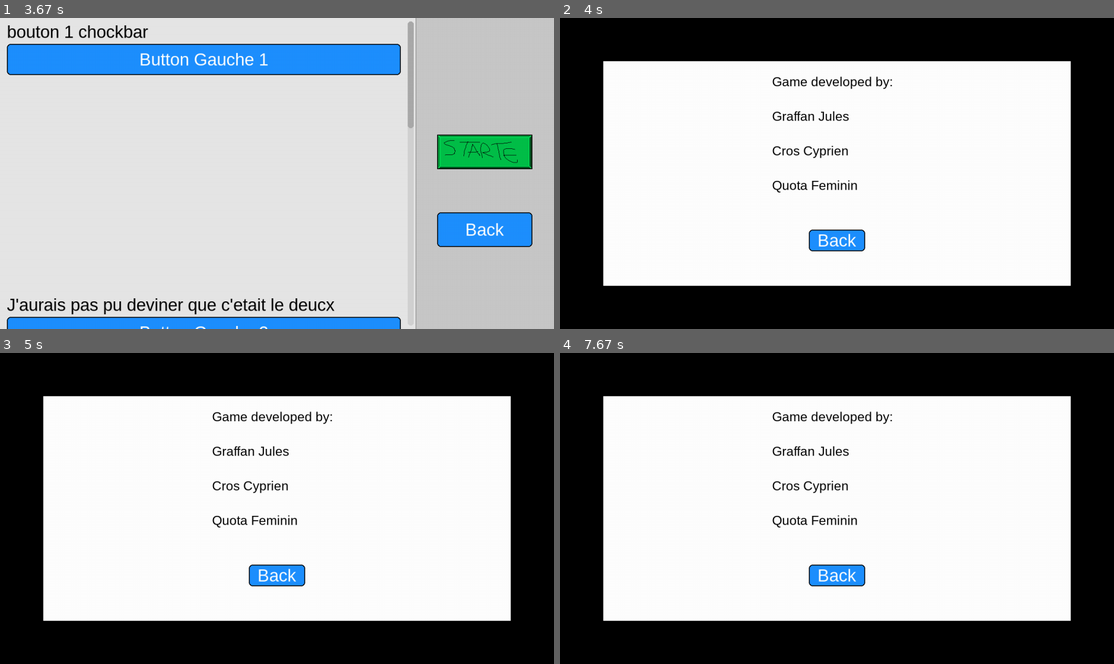
Above: before the commit, frames 1-4 (two rows, left to right).
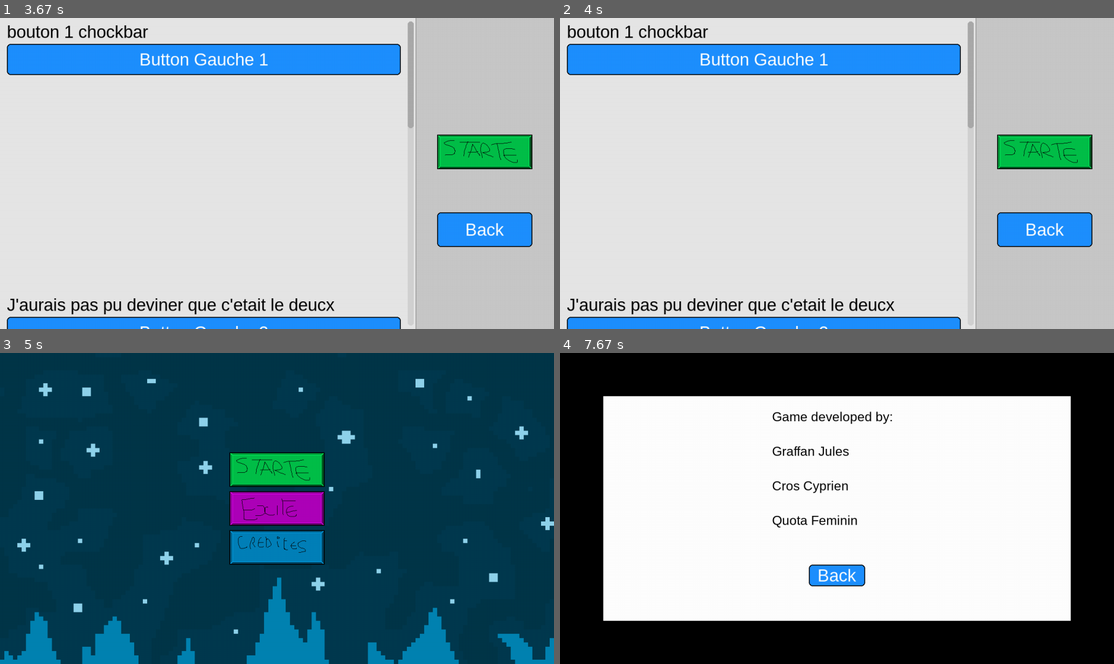
Above: after the commit, the same moments.

Repository: X47C/Trophees-NSI
Game: pygame game, started from main.py
Two runs of this game, one before a commit and one after it. Both use one fixed random seed, a clock stepped at 60 frames per second and the inputs below.
Inputs (mouse positions are in pixels of both pictures, inside the frame that each line leads up to):
- Up to frame 1 (3.67 s): press the mouse at (277, 133) at 0.37 s; move the mouse to (188, 195) at 0.47 s; release the mouse at (94, 254) at 0.6 s; press the mouse at (277, 133) at 1.2 s; move the mouse to (260, 133) at 1.3 s; release the mouse at (249, 129) at 1.43 s; click (481, 151) at 1.55 s; click "End" at 1.88 s; click (238, 260) at 2.22 s; move the mouse to (265, 142) at 3.3 s; click (265, 142) at 3.35 s; move the mouse to (481, 229) at 3.63 s
- Up to frame 2 (4 s): press the mouse at (1041, 229) at 3.67 s; move the mouse to (925, 217) at 3.77 s; release the mouse at (803, 204) at 3.9 s
- Up to frame 3 (5 s): click (437, 564) at 4.82 s
- Up to frame 4 (7.67 s): press the mouse at (837, 508) at 5.53 s; move the mouse to (842, 480) at 5.63 s; release the mouse at (848, 452) at 5.77 s; click (1036, 548) at 5.88 s; press the mouse at (1036, 548) at 7.4 s; move the mouse to (936, 542) at 7.5 s; release the mouse at (831, 533) at 7.63 s

Frame 1 is identical in both runs. In frame 2, 73% of the frame differs, in the area x 0-100%, y 0-100%; in frame 3, 100%; in frame 4, nothing differs.

Commit message:
petit bug DE MERDE PTNNNNNNNN CHIANT QUOI mais c'est bon chill c'est reglé

Diff:
--- a/Pygame/pygame.py
+++ b/Pygame/pygame.py
@@ -40,8 +40,7 @@
         """
         Gère les événements de l'écran avant le lancement de la partie
         """
-        match event.type:
-            case pg.MOUSEBUTTONUP:
+        if event.type == pg.MOUSEBUTTONUP and event.button == 1:
                 if self.Button_exit.rect.collidepoint(event.pos):
                     return 'exit'
                 if self.Button_Start.rect.collidepoint(event.pos):
@@ -222,7 +221,7 @@
 
     def handle_event(self, event):
         # Boutons droite
-        if event.type == pg.MOUSEBUTTONDOWN:
+        if event.type == pg.MOUSEBUTTONUP and event.button == 1:
             if self.Start_Button.rect.collidepoint(event.pos):
                 return 'start'
             if self.Back_Button.rect.collidepoint(event.pos):
@@ -236,8 +235,8 @@
                 self._clamp_scroll()
                 return None
 
-        # fallback molette (boutons 4/5)
-        if event.type == pg.MOUSEBUTTONDOWN and event.button in (4, 5):
+        # # fallback molette (boutons 4/5)
+        if event.type == pg.MOUSEBUTTONUP and event.button in (4, 5):
             if self.left_rect.collidepoint(event.pos):
                 if event.button == 4:
                     self.scroll_offset -= self.wheel_step
@@ -247,7 +246,7 @@
                 return None
 
         # Boutons gauches ( galere )
-        if event.type == pg.MOUSEBUTTONDOWN and event.button == 1:
+        if event.type == pg.MOUSEBUTTONUP and event.button == 1:
             if self.left_rect.collidepoint(event.pos):
                 rel_x = event.pos[0] - self.left_rect.x
                 rel_y = event.pos[1] - self.left_rect.y + self.scroll_offset
@@ -317,10 +316,9 @@
         """
         Gère les événements de l'écran pendant la partie
         """
-        match event.type:
-            case pg.MOUSEBUTTONDOWN:
-                if self.continue_button.rect.collidepoint(event.pos):
-                    return 'end'
+        if event.type == pg.MOUSEBUTTONUP and event.button == 1 :
+            if self.continue_button.rect.collidepoint(event.pos):
+                return 'end'
 
 
 
@@ -359,9 +357,8 @@
         """
         Gère les événements de l'écran après la partie
         """
-        match event.type:
-            case pg.MOUSEBUTTONDOWN:
-                if self.Button_exit.rect.collidepoint(event.pos):
-                    return 'exit'
-                if self.Button_home.rect.collidepoint(event.pos):
-                    return 'home'
+        if event.type == pg.MOUSEBUTTONUP and event.button == 1:
+            if self.Button_exit.rect.collidepoint(event.pos):
+                return 'exit'
+            if self.Button_home.rect.collidepoint(event.pos):
+                return 'home'
